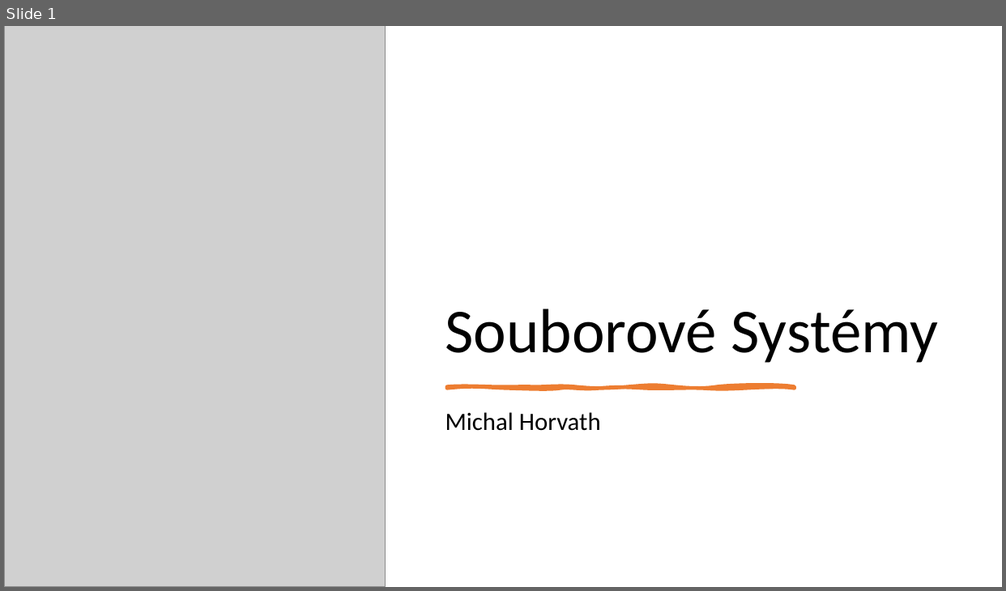
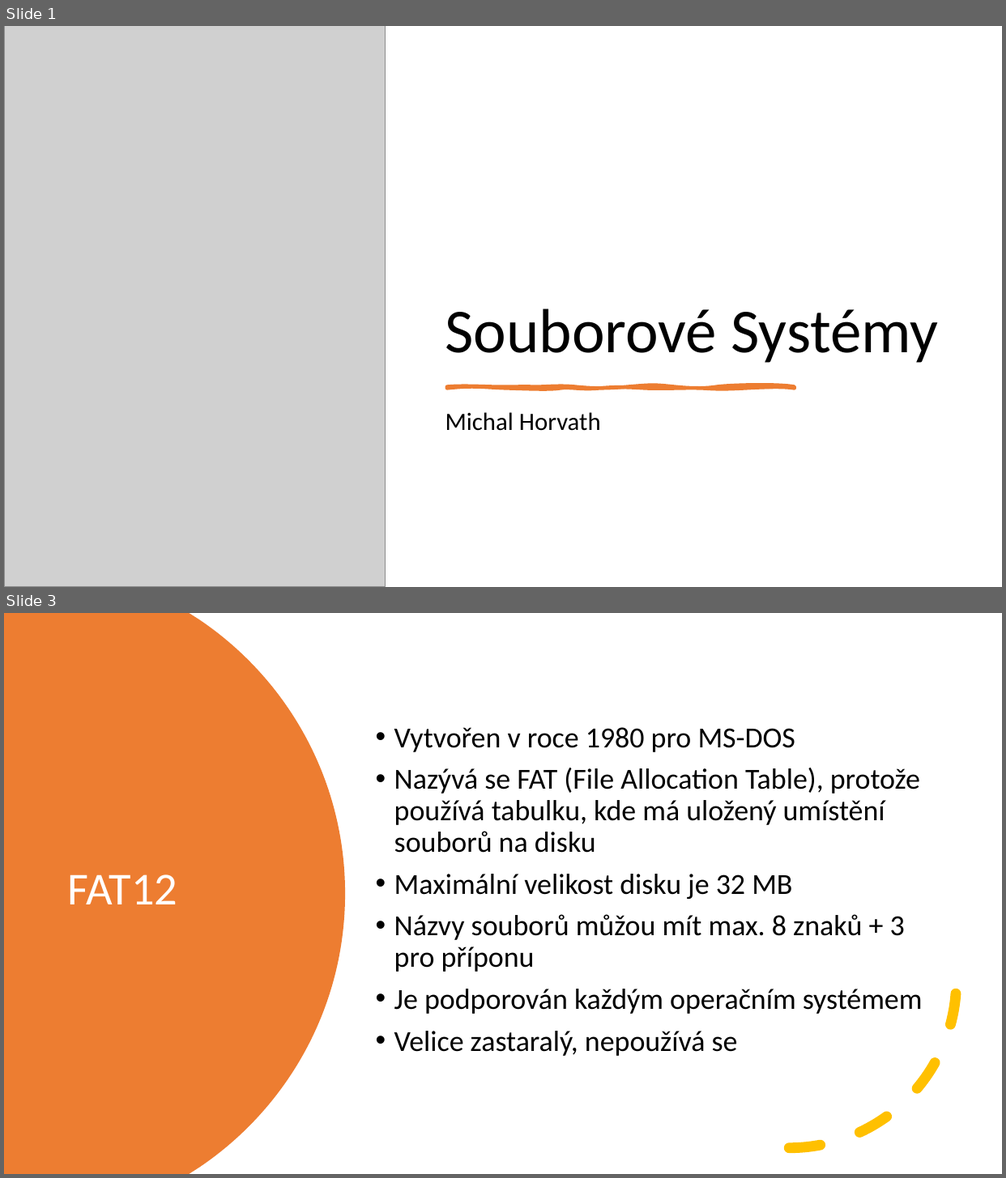
Before and after one commit to horvos/souborovesystemy, a slide deck: horvath.pptx. Shown one above the other, each under a label of ours: slide 1 before the commit, slides 1 and 3 after it; the slides between them are not shown. The pictures are 1006x591 and 1006x1178 pixels, drawn with LibreOffice and Linux fonts; fonts in the diff are those of the drawing; grey boxes stand for pictures. Boxes give left, top, right and bottom in pixels: in the first picture for what was removed or moved away, otherwise in the second. Text is boxed around its words. In the diff, an @@ line names an element or a change of style, - is before the commit and + after.

```diff
--- a/horvath.pptx
+++ b/horvath.pptx
@@ slide 3 added at [4, 613, 1002, 1174], background #FFFFFF @@
@@ freeform shape added at [4, 613, 345, 1174], fill #ED7D31 @@
@@ text added at [394, 727, 923, 1056], 28 pt, text #000000 @@
+• Vytvořen v roce 1980 pro MS-DOS
+• Nazývá se FAT (File Allocation Table), protože používá tabulku, kde má uložený umístění souborů na disku
+• Maximální velikost disku je 32 MB
+• Názvy souborů můžou mít max. 8 znaků + 3 pro příponu
+• Je podporován každým operačním systémem
+• Velice zastaralý, nepoužívá se
@@ arc (boxed as its full ellipse) added at [622, 815, 957, 1149], outline #FFC000 10 pt dashed @@
@@ title added at [68, 875, 178, 905], 44 pt, text #FFFFFF @@
+FAT12
```
Also in this commit, not shown: 2 slides changed, 3 other slides added, 1 slide removed.
